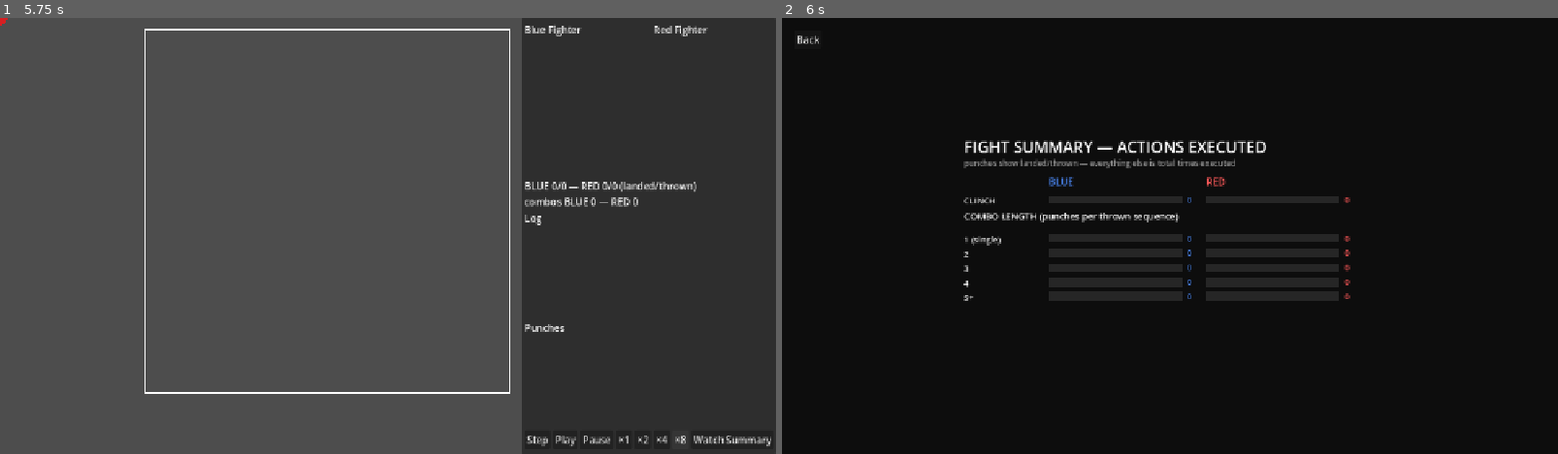
Above: before the commit, frames 1-2 (left to right).
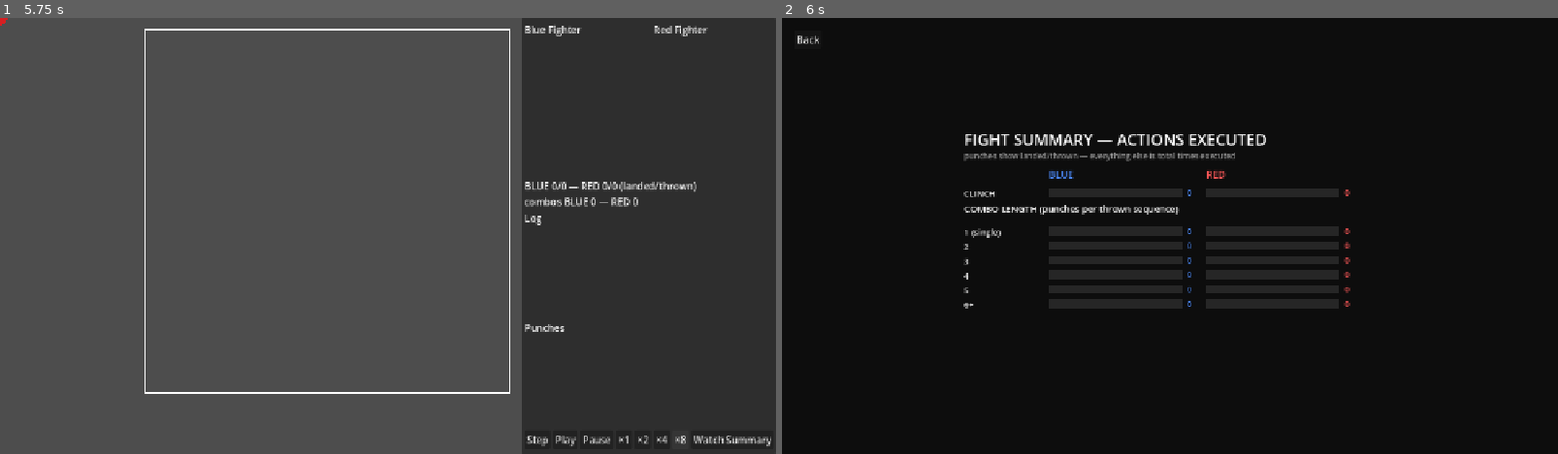
Above: after the commit, the same moments.

Repository: emeene/boxingsim-debugger
Game: Godot game, scene res://scenes/Main.tscn
Two runs of this game, one before a commit and one after it. Both use one fixed random seed, a clock stepped at 60 frames per second and the inputs below.
Inputs:
- Up to frame 1 (5.75 s): click "Play" at 0.5 s; click "Play" at 1.25 s; click "Step" at 2 s; click "×1" at 2.75 s; click "×2" at 3.5 s; click "×4" at 4.25 s; click "×8" at 5 s
- Up to frame 2 (6 s): click "Watch Summary" at 5.75 s

Frame 1 is identical in both runs. In frame 2, 9.3% of the frame differs, in the area x 23-74%, y 26-67%.

Commit message:
Group a combination into one punch-log entry

Diff:
--- a/boxing-debugging/scenes/ActionSummary.gd
+++ b/boxing-debugging/scenes/ActionSummary.gd
@@ -17,7 +17,7 @@
 # text bleed straight through underneath, which is what made the numbers look like they
 # were fighting each other; that was a rendering bug, not a math one.
 #
-# COMBO LENGTH section (owner request, same day): how many 1/2/3/4/5+-punch sequences each
+# COMBO LENGTH section (owner request, same day): how many 1/2/3/4/5/6+-punch sequences each
 # fighter threw. A separate labeled section, not more ActionType rows — a combo length is a
 # property of a whole punch SEQUENCE, not of any single ActionType, so it does not belong
 # mixed into the rows above.
@@ -51,10 +51,14 @@
 # rather than "didn't happen this bout."
 const ALWAYS_SHOWN := ["CLINCH"]
 
-# Bucket keys match DebugPanel._track_combo_length's own bucketing exactly ("5+" for
-# anything longer than 4) — labels here are just the display text for each key.
-const COMBO_LENGTH_ORDER := ["1", "2", "3", "4", "5+"]
-const COMBO_LENGTH_LABELS := {"1": "1 (single)", "2": "2", "3": "3", "4": "4", "5+": "5+"}
+# Bucket keys match DebugPanel._track_combo_length's own bucketing exactly ("6+" for
+# anything longer than 5) — labels here are just the display text for each key.
+# The top bucket moved from "5+" to "6+" when the length cap was re-cut (roadmap item 13
+# sub-item 5): the old formula could not produce five punches at ANY tier, so the "5+" row
+# was structurally incapable of being non-zero and said nothing. A Hall-of-Famer now caps at
+# six, so five and six are separate rows worth telling apart.
+const COMBO_LENGTH_ORDER := ["1", "2", "3", "4", "5", "6+"]
+const COMBO_LENGTH_LABELS := {"1": "1 (single)", "2": "2", "3": "3", "4": "4", "5": "5", "6+": "6+"}
 
 const ROW_HEIGHT := 24.0
 # One judge per line, plus a heading — kept tighter than a bar row since it is plain text.
@@ -143,7 +147,7 @@
 		if blue > 0 or red > 0 or action in ALWAYS_SHOWN:
 			rows.append(action)
 
-	# Combo-length rows always show (0 included) — five fixed buckets, always meaningful
+	# Combo-length rows always show (0 included) — six fixed buckets, always meaningful
 	# to compare, unlike a punch type that may simply never come up in a given bout.
 	var combo_rows: Array = COMBO_LENGTH_ORDER
 
--- a/boxing-debugging/scenes/DebugPanel.gd
+++ b/boxing-debugging/scenes/DebugPanel.gd
@@ -45,6 +45,19 @@
 var _combo_length_counts := {"f1": {}, "f2": {}}
 var _chain_peak_combo := {"f1": -1, "f2": -1}
 var _previous_phase := {"f1": "", "f2": ""}
+
+# The punch log groups a whole sequence into ONE entry (owner watch 2026-07-26). Before this
+# it printed a line per punch, so a 1-2-3 that missed read as three unrelated "JAB — missed"
+# lines and looked like three separate failed attempts, when it was one combination that
+# missed. The punches of the sequence currently open are buffered here as already-formatted
+# fragments and emitted together when the sequence ends; _pending_at holds the round and tick
+# of its FIRST punch, so the entry is stamped where the combination started rather than where
+# it finished. A solo punch is simply a sequence of length one and still reads as one line.
+# Plain Arrays, deliberately not PackedStringArrays: a packed array is a VALUE type in
+# GDScript, so `_pending_punches[key].append(...)` would append to a copy pulled out of the
+# dictionary and the buffer would stay empty. Array is a reference type and mutates in place.
+var _pending_punches := {"f1": [], "f2": []}
+var _pending_at := {"f1": "", "f2": ""}
 
 # The judges' cards are rendered once, on the ENDED payload — guarded in case the final
 # state ever gets delivered twice (e.g. a reconnect)
@@ -164,14 +177,17 @@
 func _on_tick(payload: Dictionary) -> void:
 	_count_punches("f1", payload["f1"])
 	_count_punches("f2", payload["f2"])
-	_log_punch(payload, "BLUE", payload["f1"])
-	_log_punch(payload, "RED",  payload["f2"])
+	_log_punch(payload, "BLUE", "f1", payload["f1"])
+	_log_punch(payload, "RED",  "f2", payload["f2"])
 	_tally_actions(payload)
 	_tally_clinch(payload)
-	_track_combo("f1", "BLUE", payload)
-	_track_combo("f2", "RED",  payload)
-	_track_combo_length("f1", payload)
-	_track_combo_length("f2", payload)
+	_track_combo("f1", payload)
+	_track_combo("f2", payload)
+	# Runs AFTER _log_punch so an impact tick buffers its punch before the same sequence's
+	# end can flush it — the two never collide, since the impact tick enters RECOVERY and
+	# the flush fires on the later RECOVERY -> READY, but the ordering makes that explicit.
+	_track_combo_length("f1", "BLUE", payload)
+	_track_combo_length("f2", "RED",  payload)
 	# .get() defaults so an older backend payload without round fields still parses.
 	# Two lines on purpose: one long line does not fit the panel and gets clipped.
 	_punch_stats_label.text = "R%s [%s]  BLUE %d/%d — RED %d/%d (landed/thrown)\ncombos BLUE %d — RED %d" % [
@@ -298,25 +314,22 @@
 		if offense["landed"]:
 			_punch_counts[key][1] += 1
 
-# Announces a finished chain in the punch log the moment the depth drops back to zero.
-# .get() default so an older backend payload without comboCount is a permanent no-op.
-func _track_combo(key: String, corner: String, payload: Dictionary) -> void:
+# Counts finished chains (length >= 2) for the running punch-stats label the moment the depth
+# drops back to zero. .get() default so an older backend payload without comboCount is a
+# permanent no-op. It USED to also write its own "combo: N punches" line into the punch log;
+# that is gone, because the grouped entry _flush_punch_group now emits says the same thing in
+# the place the punches themselves appear, instead of as a trailing footnote under them.
+func _track_combo(key: String, payload: Dictionary) -> void:
 	var depth: int = payload[key].get("comboCount", 0)
 	var previous: int = _combo_depth[key]
 	_combo_depth[key] = depth
 	if previous > 0 and depth == 0 and payload.get("status", "") == "ROUND_ACTIVE":
 		_combo_counts[key] += 1
-		_punch_log_lines.insert(0, "[R%s t%d] %s combo: %d punches" % [
-			str(payload.get("roundNumber", 0)), payload["tick"], corner, previous + 1
-		])
-		if _punch_log_lines.size() > MAX_LOG_LINES:
-			_punch_log_lines.resize(MAX_LOG_LINES)
-		_punch_log.text = "\n".join(_punch_log_lines)
 
 # See the class-level comment on _combo_length_counts for why this cannot reuse the
 # comboCount-drop logic above: a solo punch never leaves comboCount at 0, so RECOVERY ->
 # READY is the only signal that fires for every completed sequence, length 1 included.
-func _track_combo_length(key: String, payload: Dictionary) -> void:
+func _track_combo_length(key: String, corner: String, payload: Dictionary) -> void:
 	var f: Dictionary = payload[key]
 	var offense = f.get("offense")
 	if offense != null:
@@ -325,29 +338,70 @@
 	if _previous_phase[key] == "RECOVERY" and phase == "READY" \
 			and payload.get("status", "") == "ROUND_ACTIVE" and _chain_peak_combo[key] >= 0:
 		var length: int = _chain_peak_combo[key] + 1
-		var bucket: String = str(length) if length <= 4 else "5+"
+		var bucket: String = str(length) if length <= 5 else "6+"
 		_combo_length_counts[key][bucket] = _combo_length_counts[key].get(bucket, 0) + 1
 		_chain_peak_combo[key] = -1
+		# The same transition ends the punch log's group — one signal, one owner. It is
+		# deliberately not detected a second time inside the log code, because two places
+		# deciding when a sequence is over would eventually disagree.
+		_flush_punch_group(key, corner)
+	# The bell, a knockdown or a tie-up ends a sequence too. Flush it rather than let it bleed
+	# into the next round's group; the LENGTH tally above still ignores these on purpose, per
+	# the note on _combo_length_counts — a combination the bell cut was never finished.
+	if payload.get("status", "") != "ROUND_ACTIVE":
+		_flush_punch_group(key, corner)
 	_previous_phase[key] = phase
 
-# One clean line per punch, on its impact tick only: round, tick, corner, punch, verdict.
-# On the impact tick the snapshot's action IS the committed punch (the phase machine
-# flips to RECOVERY the same tick the verdict fires).
-func _log_punch(payload: Dictionary, corner: String, f: Dictionary) -> void:
+# Buffers one punch into the sequence currently open, on its impact tick only. On the impact
+# tick the snapshot's action IS the committed punch (the phase machine flips to RECOVERY the
+# same tick the verdict fires). Nothing is written to the log here — the whole sequence is
+# emitted together by _flush_punch_group when it ends.
+func _log_punch(payload: Dictionary, corner: String, key: String, f: Dictionary) -> void:
 	var offense = f.get("offense")
 	if offense == null:
 		return
+	# A chain OPENER arriving while a group is still open means the previous sequence never
+	# saw its RECOVERY -> READY tick — a knockdown or a tie-up cut it short. Close it first,
+	# so two sequences can never be merged into one line.
+	if f.get("comboCount", 0) == 0 and not _pending_punches[key].is_empty():
+		_flush_punch_group(key, corner)
+	if _pending_punches[key].is_empty():
+		_pending_at[key] = "[R%s t%d]" % [str(payload.get("roundNumber", 0)), payload["tick"]]
+	_pending_punches[key].append(_punch_fragment(f))
+
+# One punch's identity and verdict, compact enough that several fit on a combination line.
+func _punch_fragment(f: Dictionary) -> String:
+	var offense = f.get("offense")
 	var verdict: String
 	if offense["landed"]:
-		verdict = "LANDED %.2f dmg" % offense["damage"]
+		verdict = "LANDED %.2f" % offense["damage"]
 		# .get() so an older backend payload without the field still parses
 		if offense.get("knockdown", false):
-			verdict += " — KNOCKDOWN"
+			verdict += " KD"
 	else:
 		verdict = "missed"
-	_punch_log_lines.insert(0, "[R%s t%d] %s %s — %s" % [
-		str(payload.get("roundNumber", 0)), payload["tick"], corner, str(f["action"]), verdict
-	])
+	return "%s %s" % [str(f["action"]), verdict]
+
+# Emits the sequence that just finished as a SINGLE punch-log entry. One punch reads as one
+# line, as it always did; two or more read as one combination carrying a per-punch result —
+# which is the point, because "threw three and missed with all of them" and "failed three
+# separate times" are different things and the log used to show them identically.
+func _flush_punch_group(key: String, corner: String) -> void:
+	var punches: Array = _pending_punches[key]
+	if punches.is_empty():
+		return
+	var line: String
+	if punches.size() == 1:
+		line = "%s %s %s" % [_pending_at[key], corner, punches[0]]
+	else:
+		# join() takes a PackedStringArray, so the buffer is converted at the last moment
+		line = "%s %s %d-PUNCH COMBO: %s" % [
+			_pending_at[key], corner, punches.size(), " · ".join(PackedStringArray(punches))
+		]
+	# Rebind to a FRESH array rather than clearing: `punches` still aliases the old one and
+	# the line above has already been built from it.
+	_pending_punches[key] = []
+	_punch_log_lines.insert(0, line)
 	if _punch_log_lines.size() > MAX_LOG_LINES:
 		_punch_log_lines.resize(MAX_LOG_LINES)
 	_punch_log.text = "\n".join(_punch_log_lines)
